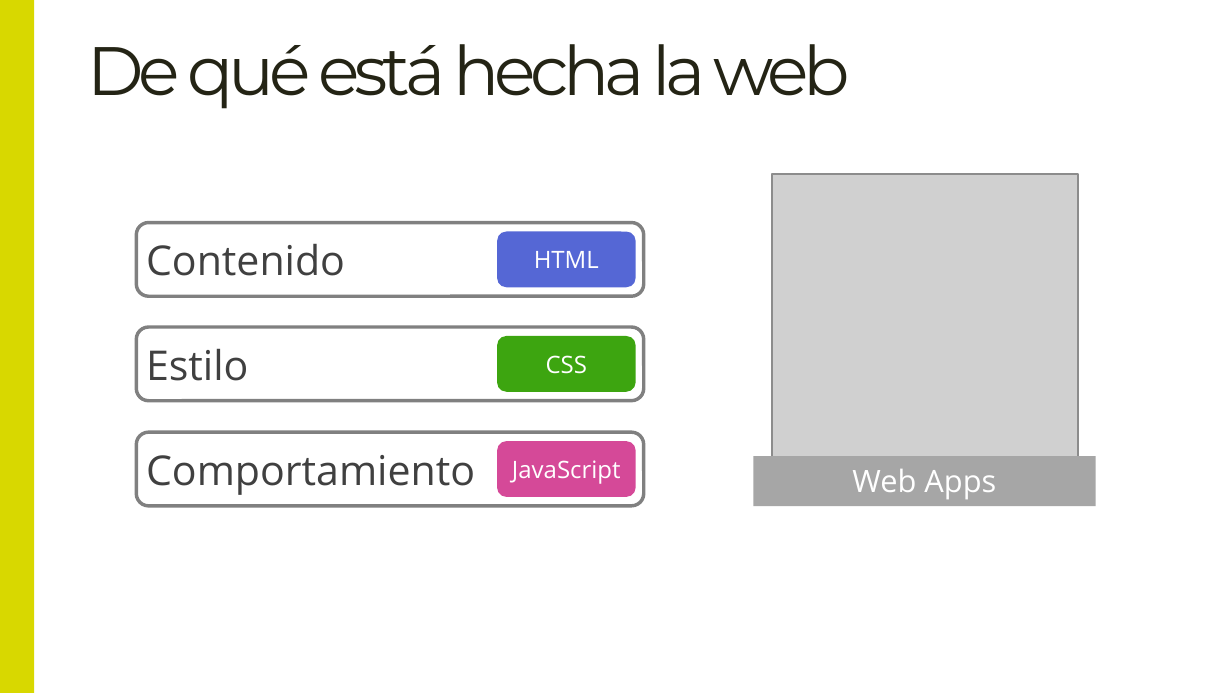
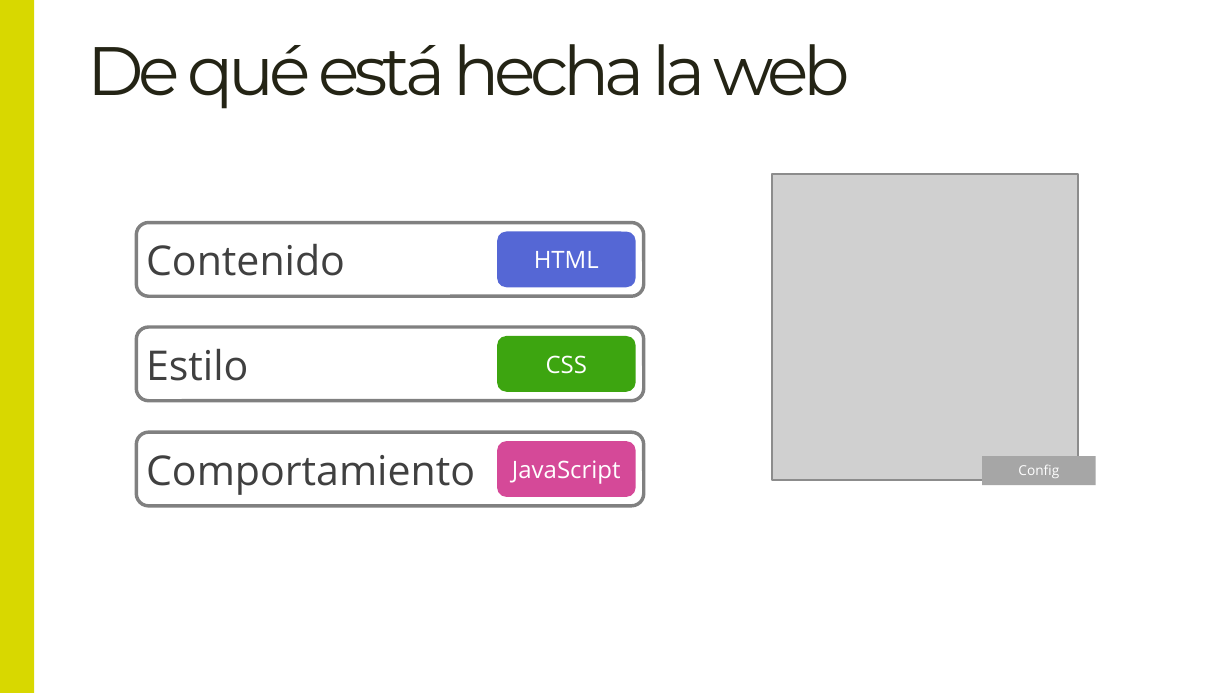
Before and after one commit to Lemoncode/language-sessions, a slide deck: slide 1 of 00 teoría/Language Sessions.pptx. Drawn at 1232x693 pixels with LibreOffice and Linux fonts; fonts in the diff are those of the drawing; grey boxes stand for pictures. Boxes give left, top, right and bottom in pixels: in the first picture for what was removed or moved away, otherwise in the second. Text is boxed around its words. In the diff, an @@ line names an element or a change of style, - is before the commit and + after.

Commit message:
Update Slides

```diff
--- a/00 teoría/Language Sessions.pptx
+++ b/00 teoría/Language Sessions.pptx
@@ rectangle "Config": place and size @@
-rectangle "Config" at (753, 456, 1095, 506)
+rectangle "Config" at (982, 456, 1095, 485)
@@ text in rectangle at (1018, 465, 1059, 478): text changed; size 18 to 8 pt @@
-Web Apps
+Config
```
